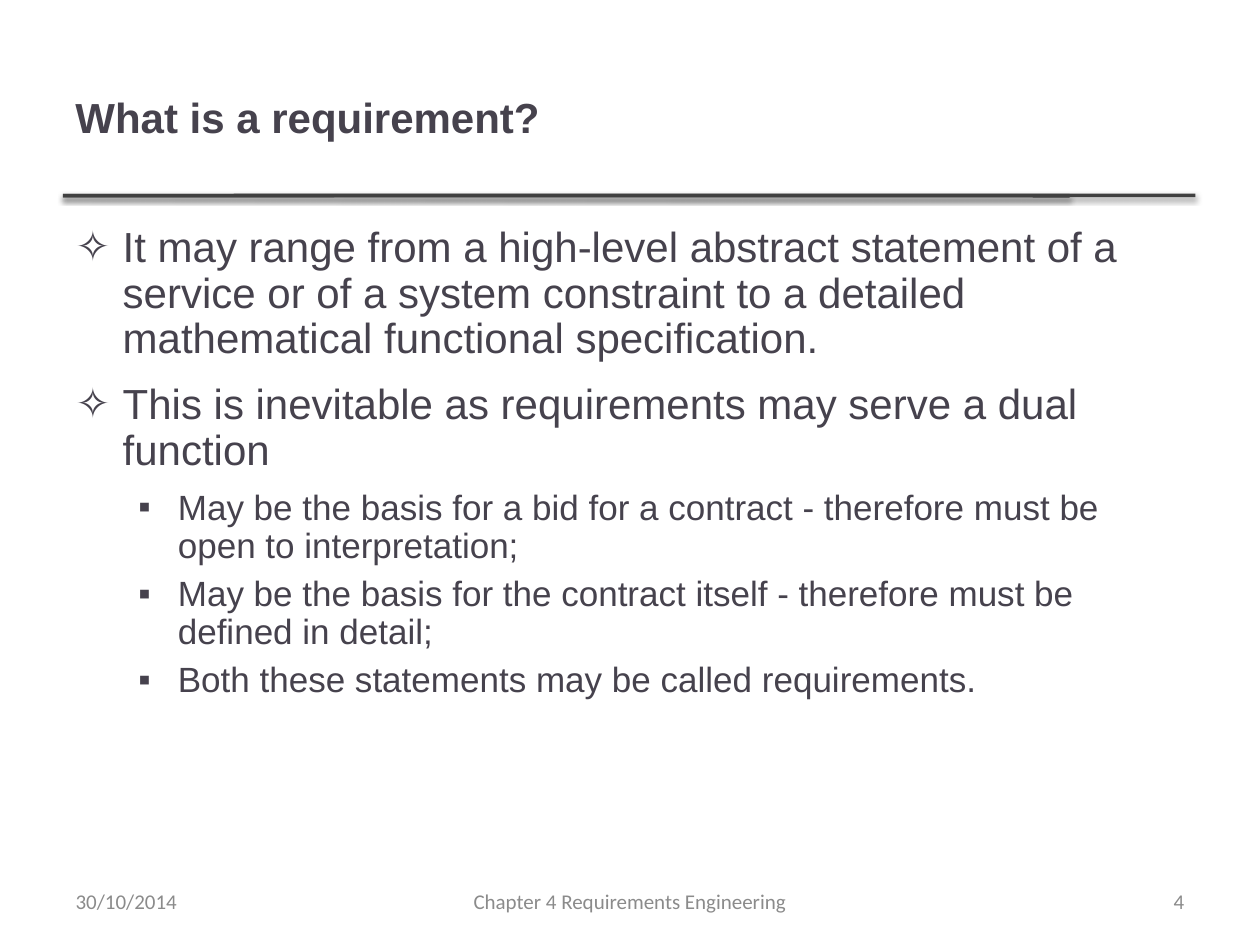
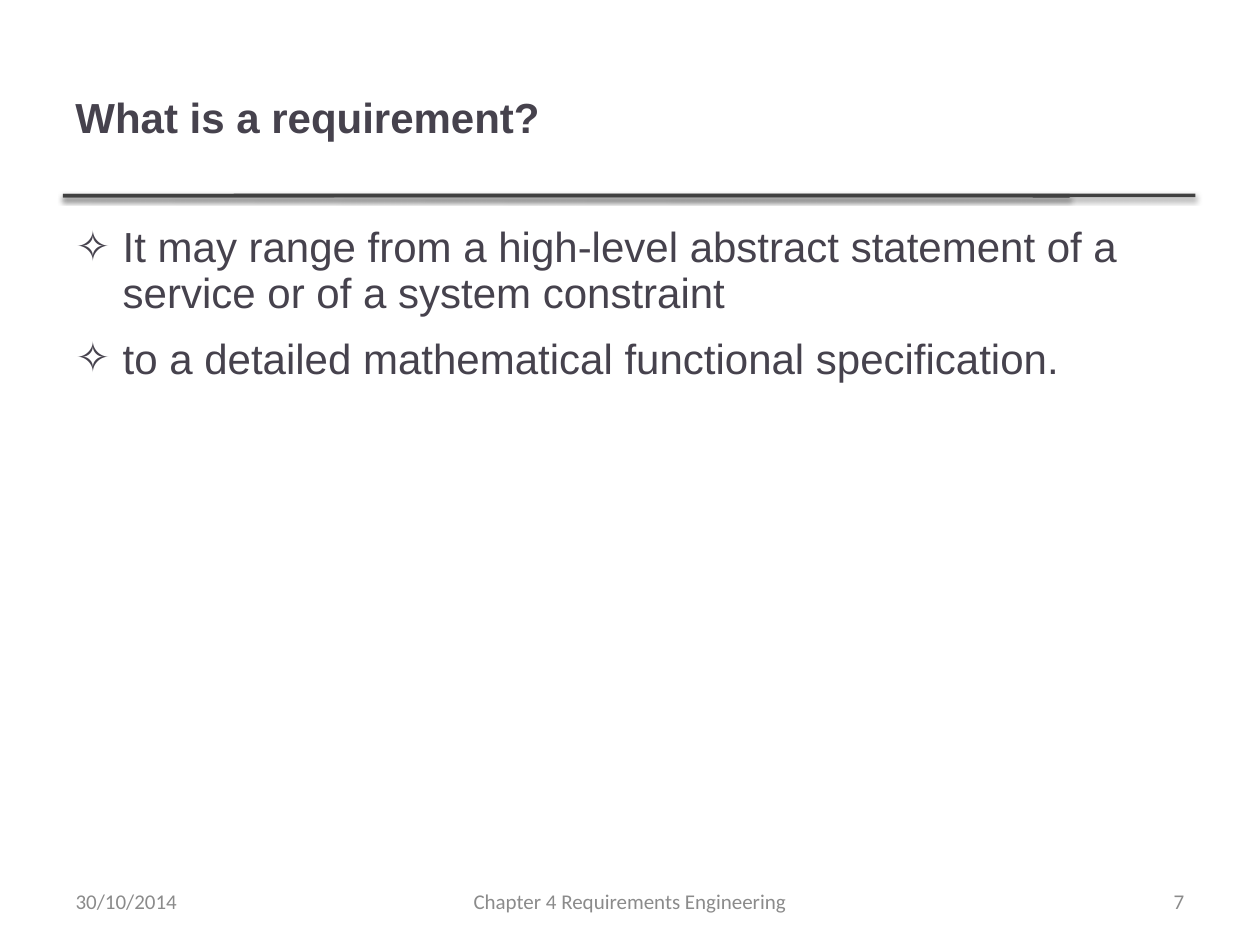
Before and after one commit to umairazfar/Software-Engineering, a slide deck: slide 7 of Slides/Ch4 Req Eng.pptx (slide 4 before the commit). Drawn at 1260x945 pixels with LibreOffice and Linux fonts; fonts in the diff are those of the drawing; background and template pictures are left out. Boxes give left, top, right and bottom in pixels: in the first picture for what was removed or moved away, otherwise in the second. Text is boxed around its words. In the diff, an @@ line names an element or a change of style, - is before the commit and + after.

```diff
--- a/Slides/Ch4 Req Eng.pptx
+++ b/Slides/Ch4 Req Eng.pptx
@@ text at bbox=[123, 231, 1116, 383]: text changed; size 20 to 24 pt @@
-✧ It may range from a high-level abstract statement of a service or of a system constraint to a detailed mathematical functional specification.
-✧ This is inevitable as requirements may serve a dual function
-  ▪ May be the basis for a bid for a contract - therefore must be open to interpretation;
-  ▪ May be the basis for the contract itself - therefore must be defined in detail;
-  ▪ Both these statements may be called requirements.
+✧ It may range from a high-level abstract statement of a service or of a system constraint
+✧ to a detailed mathematical functional specification.
@@ page number at bbox=[1174, 895, 1185, 909]: text changed @@
-4
+7
```
Also in this commit, not shown: 3 other slides changed, 2 slides added, 31 other files.
